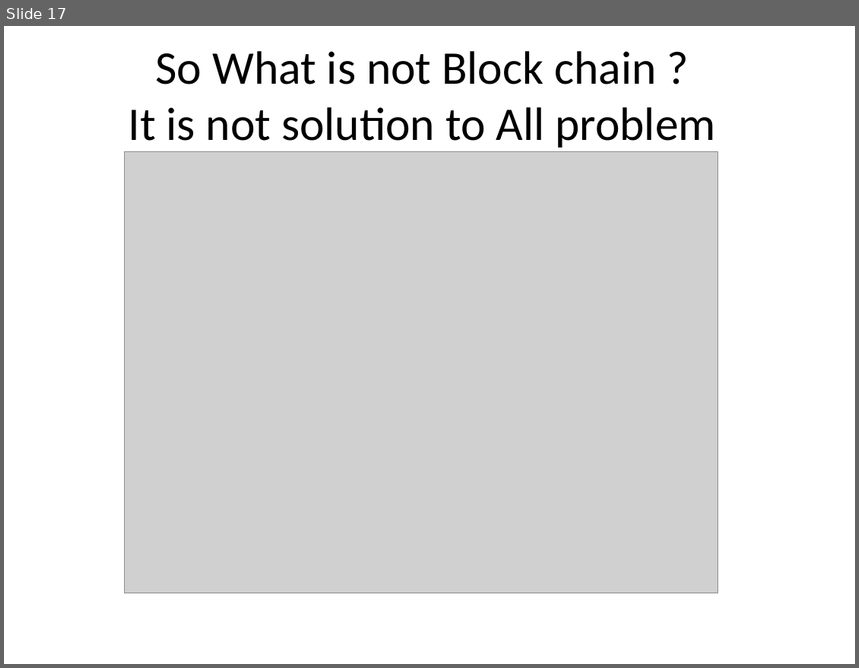
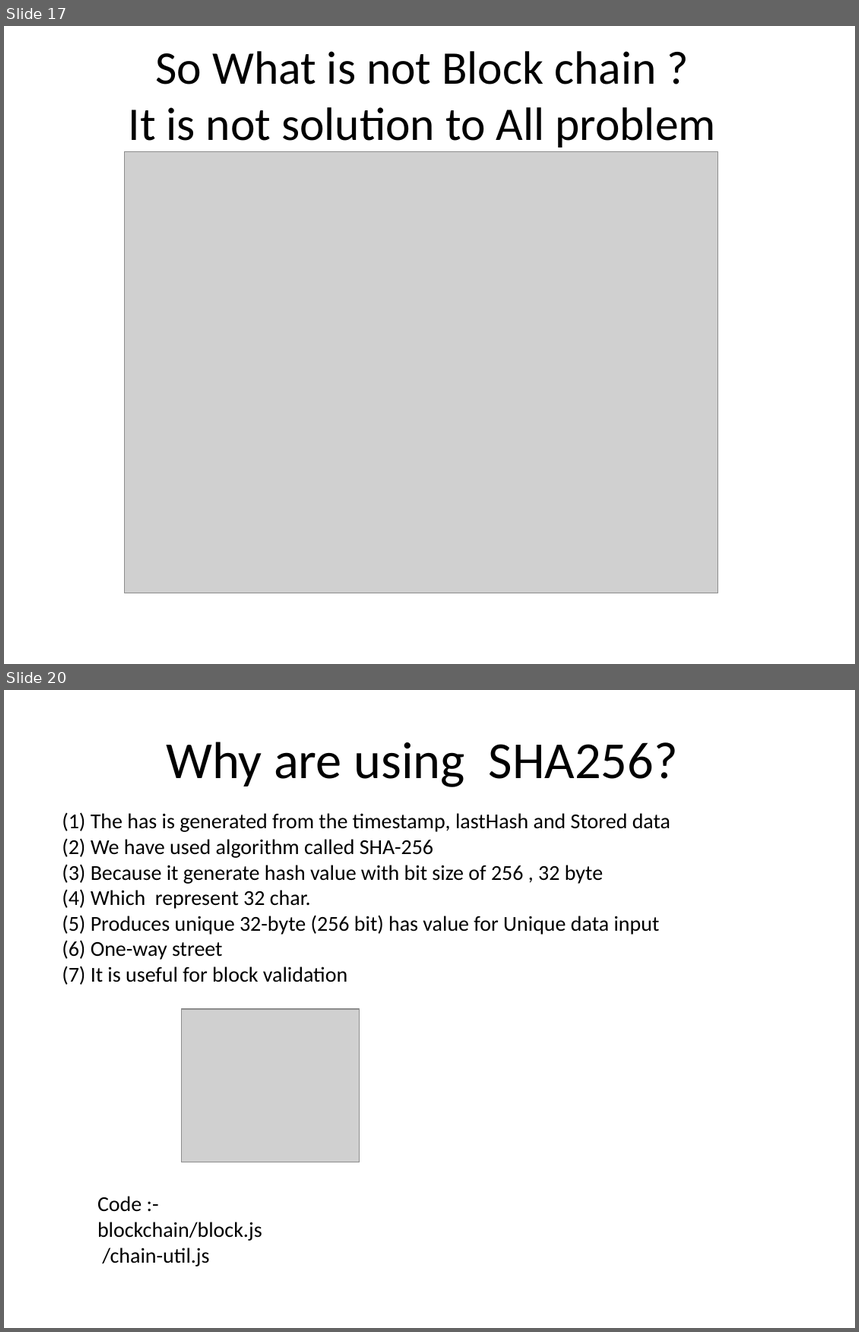
Before and after one commit to AvinashTiwari/BlockChain, a slide deck: sf-chain/BlockChainPresentation.pptx. Shown one above the other, each under a label of ours: slide 17 before the commit, slides 17 and 20 after it; the slides between them are not shown. The pictures are 859x668 and 859x1332 pixels, drawn with LibreOffice and Linux fonts; fonts in the diff are those of the drawing; grey boxes stand for pictures. Boxes give left, top, right and bottom in pixels: in the first picture for what was removed or moved away, otherwise in the second. Text is boxed around its words. In the diff, an @@ line names an element or a change of style, - is before the commit and + after.

```diff
--- a/sf-chain/BlockChainPresentation.pptx
+++ b/sf-chain/BlockChainPresentation.pptx
@@ slide 20 added at <box>4,690,855,1328</box>, background #FFFFFF @@
@@ title added at <box>166,742,678,787</box>, 44 pt, text #000000 @@
+Why are using SHA256?
@@ text added at <box>62,812,671,985</box>, 18 pt, text #000000 @@
+(1) The has is generated from the timestamp, lastHash and Stored data
+(2) We have used algorithm called SHA-256
+(3) Because it generate hash value with bit size of 256 , 32 byte
+(4) Which represent 32 char.
+(5) Produces unique 32-byte (256 bit) has value for Unique data input
+(6) One-way street
+(7) It is useful for block validation
@@ picture added at <box>181,1009,359,1163</box> @@
@@ text added at <box>97,1196,262,1267</box>, 18 pt, text #000000 @@
+Code :-
+blockchain/block.js
+/chain-util.js
```
Also in this commit, not shown: 1 slide changed, 22 other slides added.
